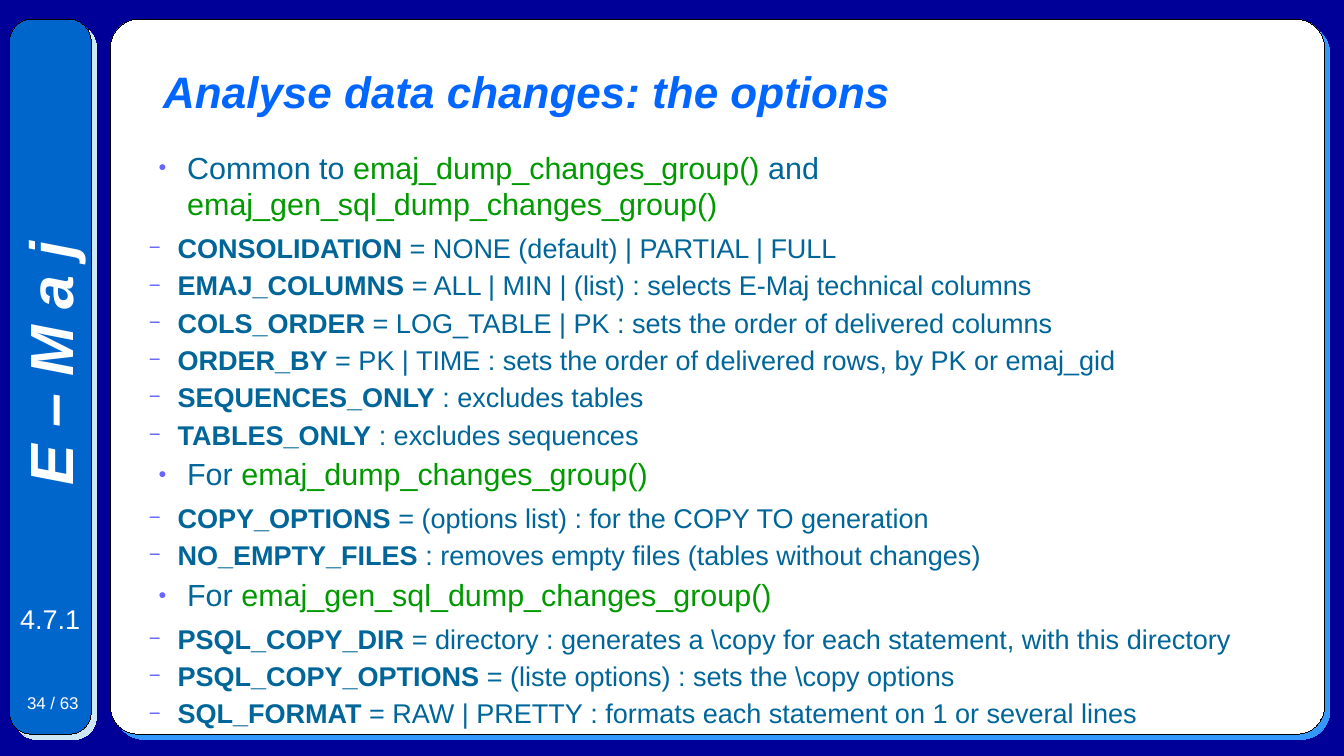
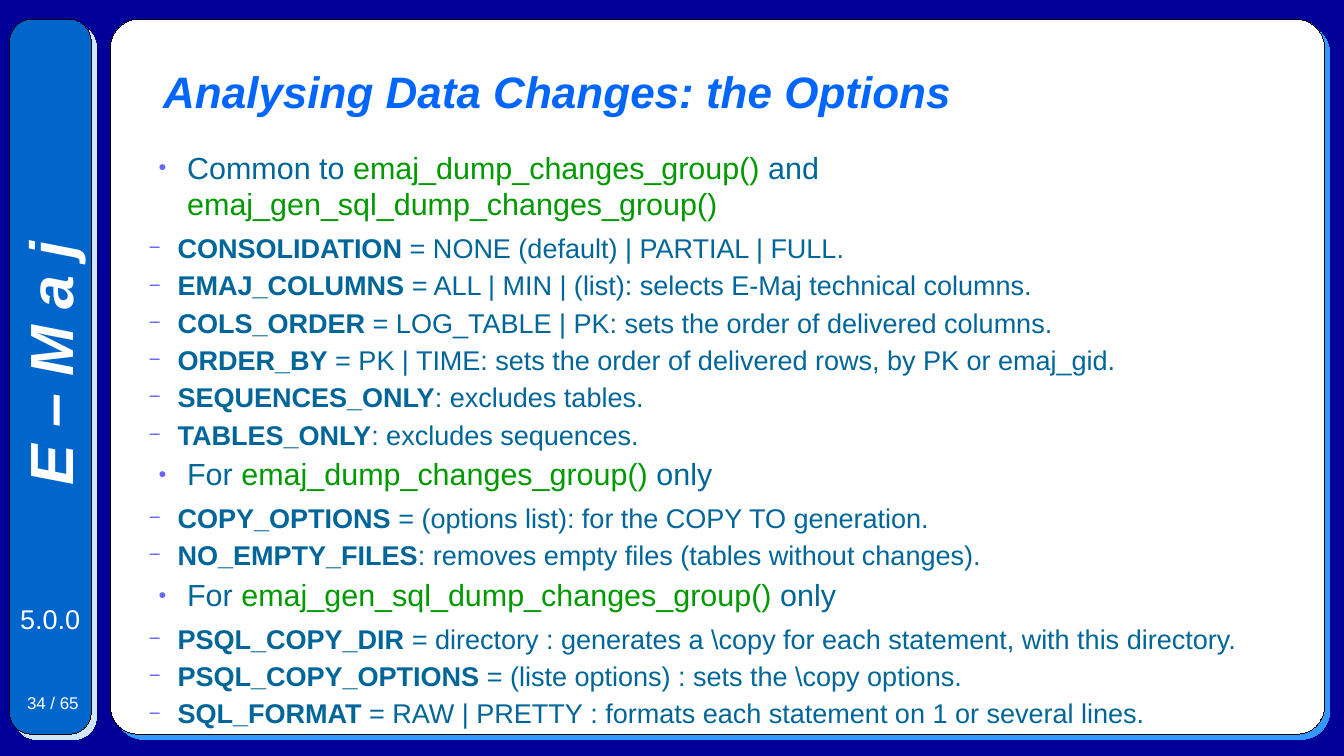
Before and after one commit to beaud76/emaj_doc, a slide deck: slide 34 of Emaj.devel_pres_en.odp. Drawn at 1344x756 pixels with LibreOffice and Linux fonts; fonts in the diff are those of the drawing. Boxes give left, top, right and bottom in pixels: in the first picture for what was removed or moved away, otherwise in the second. Text is boxed around its words. In the diff, an @@ line names an element or a change of style, - is before the commit and + after.

```diff
--- a/Emaj.devel_pres_en.odp
+++ b/Emaj.devel_pres_en.odp
@@ title at bbox=[163, 76, 950, 117]: text changed @@
-Analyse data changes: the options
+Analysing Data Changes: the Options
@@ text at bbox=[178, 238, 1236, 728]: text changed @@
-  − CONSOLIDATION = NONE (default) | PARTIAL | FULL
-  − EMAJ_COLUMNS = ALL | MIN | (list) : selects E-Maj technical columns
-  − COLS_ORDER = LOG_TABLE | PK : sets the order of delivered columns
-  − ORDER_BY = PK | TIME : sets the order of delivered rows, by PK or emaj_gid
-  − SEQUENCES_ONLY : excludes tables
-  − TABLES_ONLY : excludes sequences
-● For emaj_dump_changes_group()
-  − COPY_OPTIONS = (options list) : for the COPY TO generation
-  − NO_EMPTY_FILES : removes empty files (tables without changes)
-● For emaj_gen_sql_dump_changes_group()
-  − PSQL_COPY_DIR = directory : generates a \copy for each statement, with this directory
-  − PSQL_COPY_OPTIONS = (liste options) : sets the \copy options
-  − SQL_FORMAT = RAW | PRETTY : formats each statement on 1 or several lines
+  − CONSOLIDATION = NONE (default) | PARTIAL | FULL.
+  − EMAJ_COLUMNS = ALL | MIN | (list): selects E-Maj technical columns.
+  − COLS_ORDER = LOG_TABLE | PK: sets the order of delivered columns.
+  − ORDER_BY = PK | TIME: sets the order of delivered rows, by PK or emaj_gid.
+  − SEQUENCES_ONLY: excludes tables.
+  − TABLES_ONLY: excludes sequences.
+● For emaj_dump_changes_group() only
+  − COPY_OPTIONS = (options list): for the COPY TO generation.
+  − NO_EMPTY_FILES: removes empty files (tables without changes).
+● For emaj_gen_sql_dump_changes_group() only
+  − PSQL_COPY_DIR = directory : generates a \copy for each statement, with this directory.
+  − PSQL_COPY_OPTIONS = (liste options) : sets the \copy options.
+  − SQL_FORMAT = RAW | PRETTY : formats each statement on 1 or several lines.
@@ text at bbox=[20, 610, 80, 630]: text changed @@
-4.7.1
+5.0.0
@@ page number at bbox=[27, 697, 79, 709]: text changed @@
-34 / 63
+34 / 65
```
Also in this commit, not shown: 60 other slides changed, 4 slides added, 2 slides removed, 7 other files.
